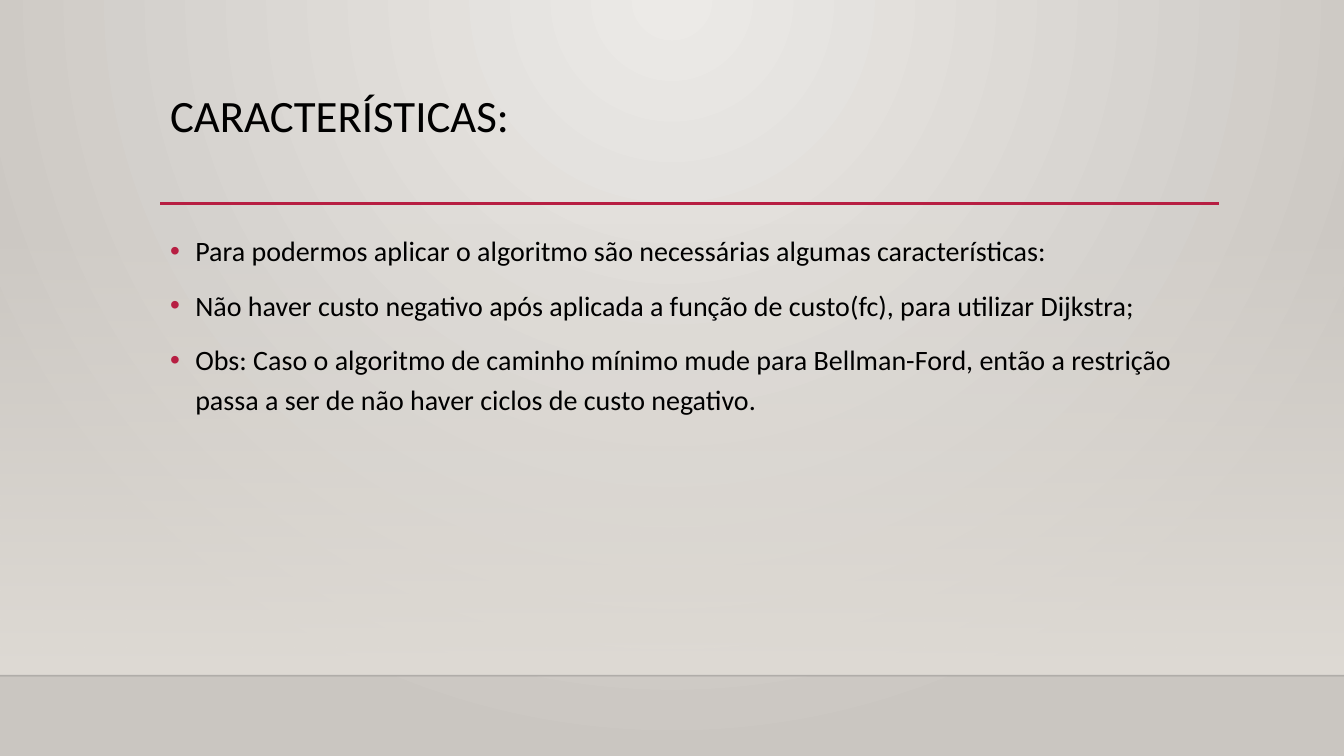
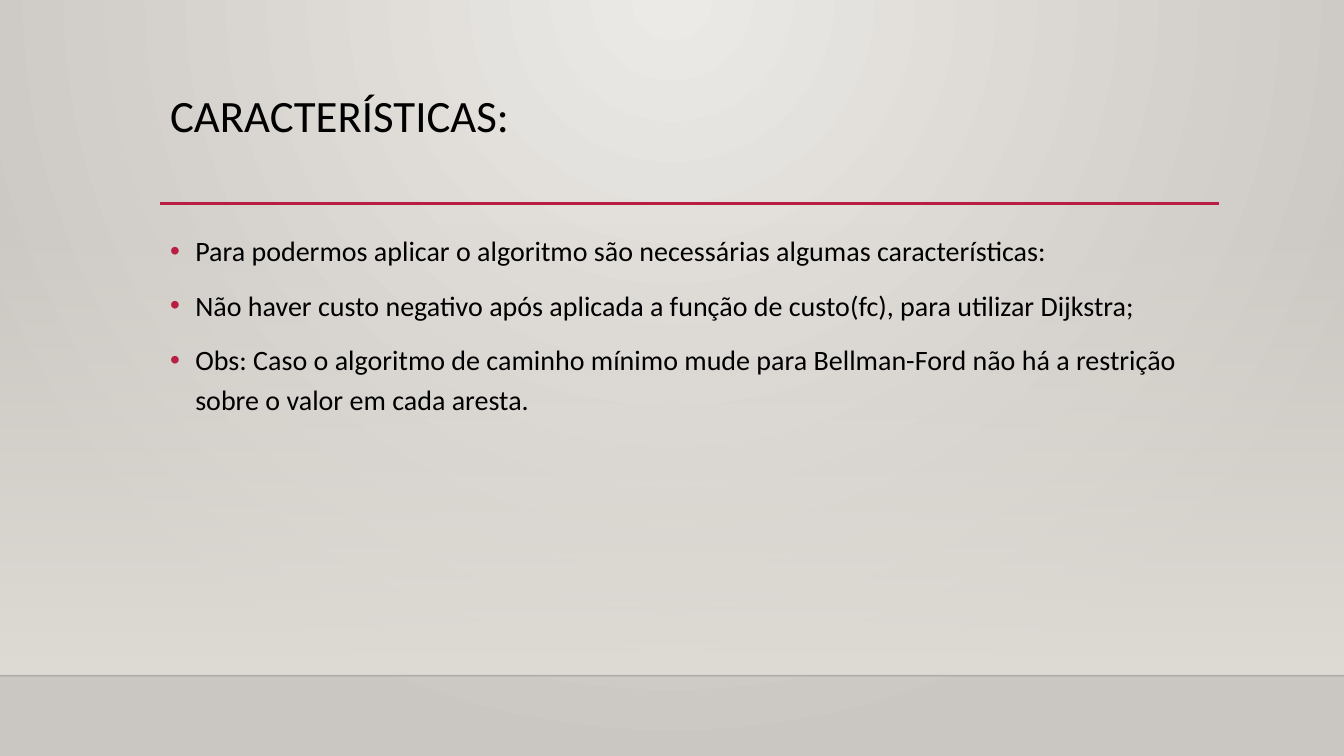
Before and after one commit to vitorhugoclz/EclipseProject, a slide deck: slide 4 of FluxoCustoMinimo/slides e texto/Apresentacao.pptx (slide 5 before the commit). Drawn at 1344x756 pixels with LibreOffice and Linux fonts; fonts in the diff are those of the drawing; background and template pictures are left out. Boxes give left, top, right and bottom in pixels: in the first picture for what was removed or moved away, otherwise in the second. Text is boxed around its words. In the diff, an @@ line names an element or a change of style, - is before the commit and + after.

```diff
--- a/FluxoCustoMinimo/slides e texto/Apresentacao.pptx
+++ b/FluxoCustoMinimo/slides e texto/Apresentacao.pptx
@@ text at [195,350,1175,410]: text changed @@
-• Obs: Caso o algoritmo de caminho mínimo mude para Bellman-Ford, então a restrição passa a ser de não haver ciclos de custo negativo.
+• Obs: Caso o algoritmo de caminho mínimo mude para Bellman-Ford não há a restrição sobre o valor em cada aresta.
```
Also in this commit, not shown: 3 other slides changed, 1 slide removed, 6 other files.
